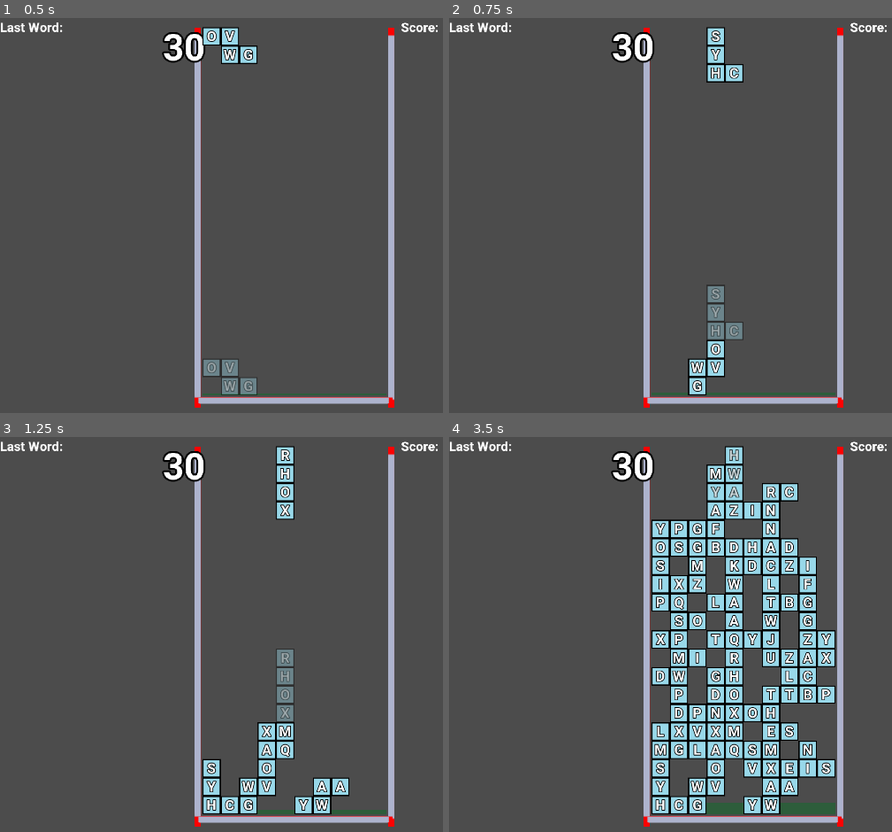
Above: before the commit, frames 1-4 (two rows, left to right).
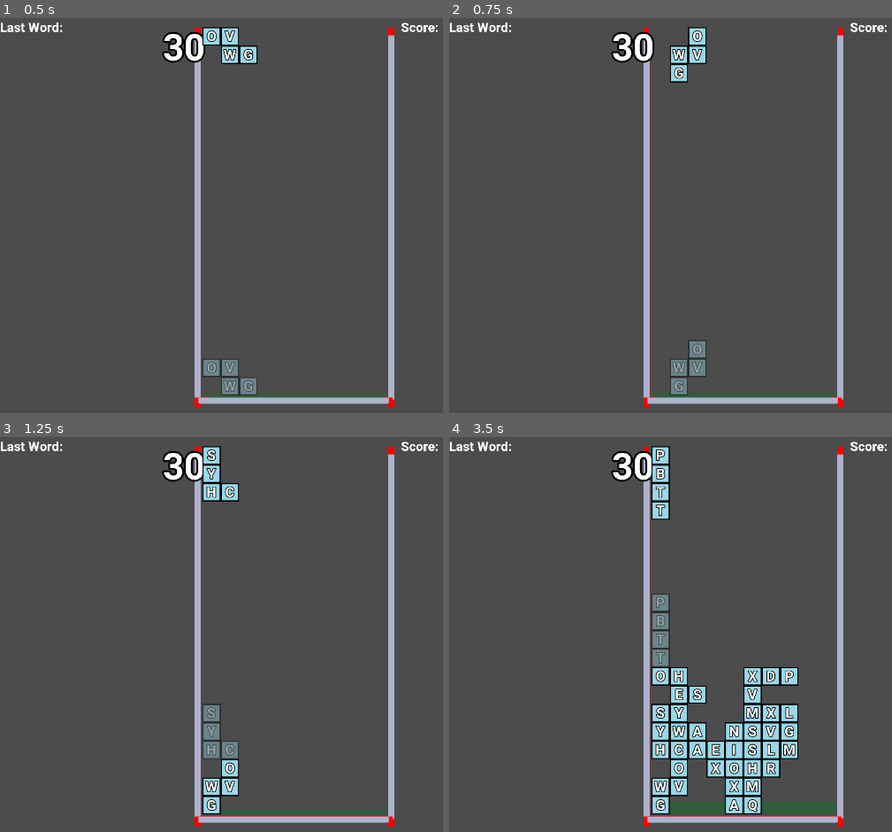
Above: after the commit, the same moments.

Repository: lmorgan42/Thesis
Game: Godot game, scene res://Main.tscn
Same seed, same stepped clock (60 frames per second), same inputs: the game is played once before the commit and once after it.
Inputs (mouse positions are in pixels of both pictures, inside the frame that each line leads up to):
- Up to frame 1 (0.5 s): no input
- Up to frame 2 (0.75 s): move the mouse to (outside the picture) at 0.52 s; hold Right (move_block_right) from 0.53 s (still down); hold E (rotate_block_clockwise) from 0.53 s (still down); click (outside the picture) at 0.67 s
- Up to frame 3 (1.25 s): keep holding Right (move_block_right); keep holding E (rotate_block_clockwise)
- Up to frame 4 (3.5 s): move the mouse to (661, 654) at 1.27 s; release Right (move_block_right) at 1.28 s; release E (rotate_block_clockwise) at 1.28 s; hold Space (slam_down) 1.28-2.03 s; tap Down (fast_fall) at 1.35 s; tap E (rotate_block_clockwise) at 1.55, 3.05 s; move the mouse to (874, 547) at 2.02 s; hold E (rotate_block_clockwise) 2.03-2.78 s; hold Right (move_block_right) from 2.03 s (still down); move the mouse to (767, 713) at 2.77 s; tap W (rotate_block_counterclockwise) at 2.85 s; click (767, 713) at 2.92 s

Frame 1 is identical in both runs. In frame 2, 3.4% of the frame differs, in the area x 49-67%, y 2-96%; in frame 3, 5.9%; in frame 4, 22%, in the area x 45-88%, y 2-96%.

Commit message:
Working Board State Generator and update lowest point

Diff:
--- a/AIInputManager.gd
+++ b/AIInputManager.gd
@@ -1,6 +1,7 @@
 extends Node
 
 signal finished
+
 
 var commandQueue = []
 var inputting = false
--- /dev/null
+++ b/BoardState.gd
@@ -0,0 +1,27 @@
+extends Node
+
+#encoded as position of leftmost block of nimo
+var position
+#encoded as number of clockwise rotaitons from default
+var rotation
+#2d array (akin to super nimo) of potential board state
+var state
+
+#bonus ai specifc variables
+var highestPoint
+
+func init(position : int, rotation : int, state):
+	self.position = position
+	self.rotation = rotation
+	self.state = state
+
+func toString():
+	var toRe = "p: " + str(position) + " r: " + str(rotation)
+	if highestPoint != null:
+		toRe += "\nhighest: " + str(highestPoint)
+	for y in range(len(state[0])):
+		toRe += "\n["
+		for x in range(len(state)):
+			toRe += str(state[x][y]) + " "
+		toRe += "]"
+	return toRe
--- /dev/null
+++ b/BoardState.tscn
@@ -0,0 +1,6 @@
+[gd_scene load_steps=2 format=2]
+
+[ext_resource path="res://BoardState.gd" type="Script" id=1]
+
+[node name="BoardState" type="Node"]
+script = ExtResource( 1 )
--- a/Lowest point AI.gd
+++ b/Lowest point AI.gd
@@ -1,9 +1,12 @@
 extends Node
+
+var boardStatePre = preload("res://BoardState.tscn")
 
 var GameManager
 var highestPoints = []
 var blocks = []
 var blockBottom = []
+var potentialBoards = []
 var movementTracker = 0
 
 func init(GameManager):
@@ -12,8 +15,10 @@
 
 func solveForMove():
 	getBlocks()
-	checkLowestPoint()
-	resolveMovement()
+	#checkLowestPoint()
+	generatePotentialBoards()
+	findHighestPointOnBoards()
+	resolveMovement(chooseBoard())
 
 func getBlocks():
 	blocks = []
@@ -24,6 +29,116 @@
 	for coord in blocks:
 		if coord.x == xValue: return true
 	return false
+
+func generatePotentialBoards():
+	#create block rep to work with
+	var nimoRef = []
+	for block in blocks:
+		nimoRef.append(Vector2(block.x, block.y))
+	var nimoWidth = 1
+
+	#loop through possible rotations
+	for i in range(4):
+		#push nimoRef to far left an calculate width
+		var leftmost = 20
+		var rightmost = 0
+		for block in nimoRef:
+			if block.x < leftmost: leftmost = block.x
+			if block.x > rightmost: rightmost = block.x
+		for k in range(len(nimoRef)):
+			nimoRef[k].x -= leftmost
+		print(nimoRef)
+		nimoWidth = rightmost - leftmost + 1
+
+		#loop through possible positions
+		for j in range(10 - nimoWidth + 1):
+			#create nimo from ref to simulate dropping
+			var nimo = []
+			for block in nimoRef:
+				nimo.append(Vector2(block.x, block.y))
+			while not collisionCheckNimo(nimo):
+				for k in range(len(nimo)):
+					nimo[k].y += 1
+			#create copy of super nimo
+			var bState = []
+			for elem in GameManager.superNimo.blocks:
+				var temp = []
+				for subElem in elem:
+					if subElem != null: temp.append(1)
+					else: temp.append(0)
+				bState.append(temp)
+			#and add dropped nimo to it
+			for block in nimo:
+				bState[block.x][block.y] = 1
+			#make new board state
+			var temp = boardStatePre.instance()
+			temp.init(j, i, bState)
+			potentialBoards.append(temp)
+			add_child(temp)
+			#shift nimo over one
+			for k in range(len(nimoRef)):
+				nimoRef[k].x += 1
+
+		#rotate nimoRef
+		#determin pivot point (favour lower and right side)
+		#determin min and max coords (create bounding box)
+		var minCoord = Vector2(9,19)
+		var maxCoord = Vector2(0,0)
+		for block in nimoRef:
+			if block.x > maxCoord.x:
+				maxCoord.x = block.x
+			if block.x < minCoord.x:
+				minCoord.x = block.x
+			if block.y > maxCoord.y:
+				maxCoord.y = block.y
+			if block.y < minCoord.y:
+				minCoord.y = block.y
+		#find middle of bounding box
+		#TODO add support for 0.5,0.5 coordinates
+		var pivotPoint = Vector2(0,0)
+		var width = maxCoord.x - minCoord.x + 1
+		pivotPoint.x = width - round(width/2.0) + minCoord.x
+		width = maxCoord.y - minCoord.y + 1
+		pivotPoint.y = width - round(width/2.0) + minCoord.y
+		#for each block, transpose around that point
+		for k in range(len(nimoRef)):
+			var adjustedCoords = (nimoRef[k] - pivotPoint)
+			var newLoc = Vector2(0,0)
+			newLoc.x = -adjustedCoords.y
+			newLoc.y = adjustedCoords.x
+			newLoc += pivotPoint
+			nimoRef[k] = newLoc
+
+func findHighestPointOnBoards():
+	for board in potentialBoards:
+		var highest = 0
+		var hitOne = false
+		for y in range(len(board.state[0])):
+			for x in range(len(board.state)):
+				if board.state[x][y] == 1:
+					hitOne = true
+					break
+			if not hitOne: highest = y
+			else: break
+		board.highestPoint = highest
+		#print(board.toString())
+
+func collisionCheckNimo(nimo):
+	for block in nimo:
+		if block.y == 19: return true
+		if GameManager.superNimo.checkCollision(Vector2(block.x, block.y + 1)): return true
+	return false
+
+func chooseBoard():
+	var chosen = 0
+	var bestHighest = 0
+	for i in range(len(potentialBoards)):
+		if potentialBoards[i].highestPoint > bestHighest:
+			bestHighest = potentialBoards[i].highestPoint
+			chosen = i
+	print("----------------- Chosen -----------------")
+	print(potentialBoards[chosen].toString())
+	return chosen
 
 func generateBlockBottom():
 	blockBottom = []
@@ -68,15 +183,16 @@
 			leftXPos = i
 	movementTracker += leftXPos
 
-func resolveMovement():
-	var moveString = ""
-	if movementTracker < 0:
-		moveString = "move_block_left"
-		movementTracker *= -1
-	else: moveString = "move_block_right"
-	for i in range(movementTracker):
-		get_parent().addCommand(moveString)
+func resolveMovement(boardIndex):
+	var board = potentialBoards[boardIndex]
+	for i in range(board.rotation):
+		get_parent().addCommand("rotate_block_clockwise")
+	for i in range(6):
+		get_parent().addCommand("move_block_left")
+	for i in range(board.position):
+		get_parent().addCommand("move_block_right")
 	get_parent().addCommand("slam_down")
+	potentialBoards = []
 	get_parent().start()
 
 
